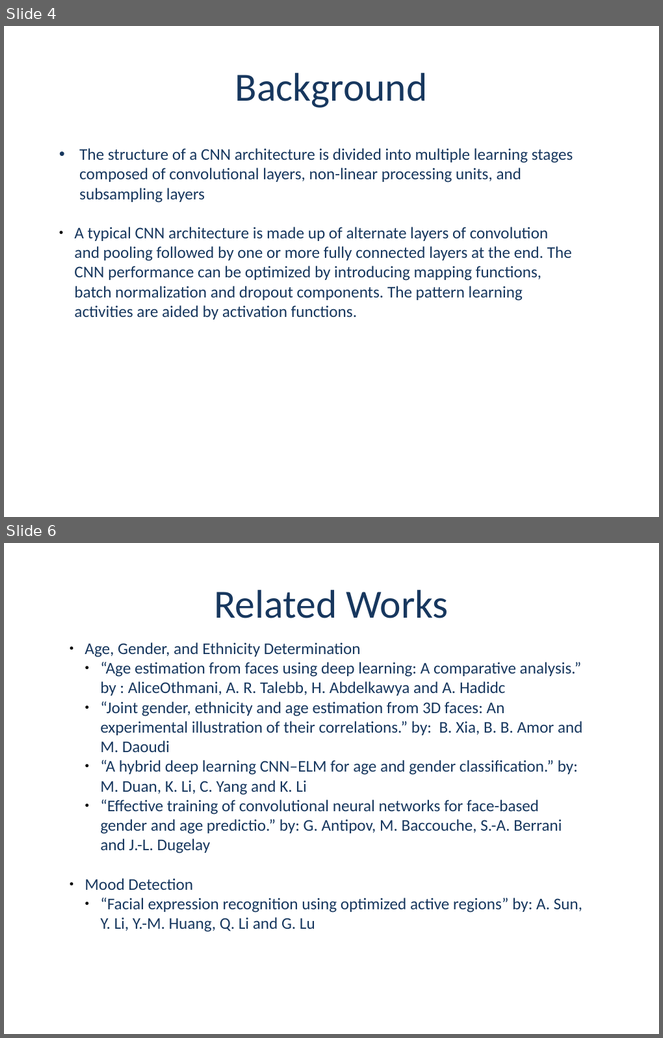
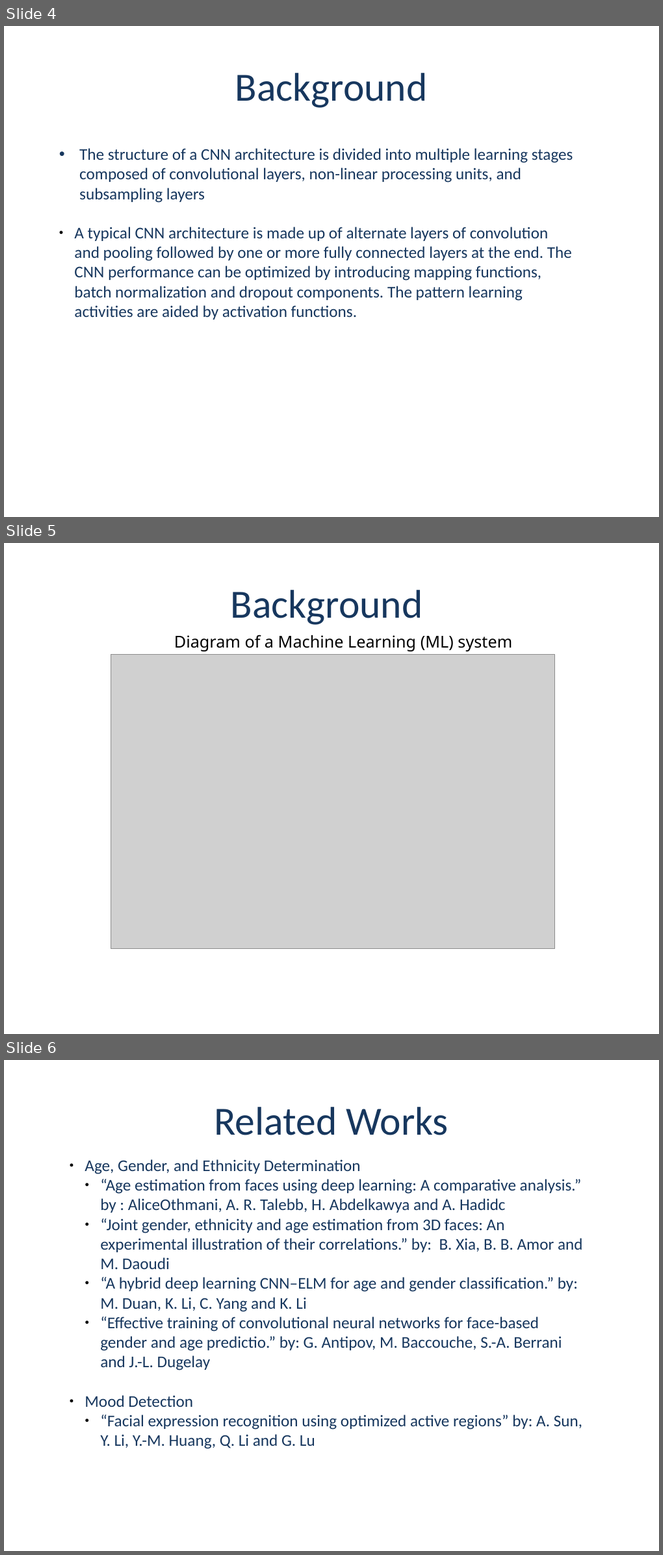
Before and after one commit to dmf49/cs5542FinalProject, a slide deck: Project Presentaion - Group 2- v1.2.0.pptx. Shown one above the other, each under a label of ours: slides 4 and 6 before the commit, slides 4, 5 and 6 after it; the slides between them are not shown. The pictures are 663x1038 and 663x1555 pixels, drawn with LibreOffice and Linux fonts; fonts in the diff are those of the drawing; grey boxes stand for pictures; background and template pictures are left out. Boxes give left, top, right and bottom in pixels: in the first picture for what was removed or moved away, otherwise in the second. Text is boxed around its words. In the diff, an @@ line names an element or a change of style, - is before the commit and + after.

```diff
--- a/Project Presentaion - Group 2- v1.2.0.pptx
+++ b/Project Presentaion - Group 2- v1.2.0.pptx
@@ slide 5 added at [4,543,659,1034], background picture (left out) @@
@@ text added at [231,590,423,625], 44 pt, text #17375E @@
+Background
@@ text added at [174,635,512,652], 18 pt, text #000000 @@
+Diagram of a Machine Learning (ML) system
@@ picture added at [111,654,555,949] @@
```
Also in this commit, not shown: 2 slides changed, 1 slide removed.
